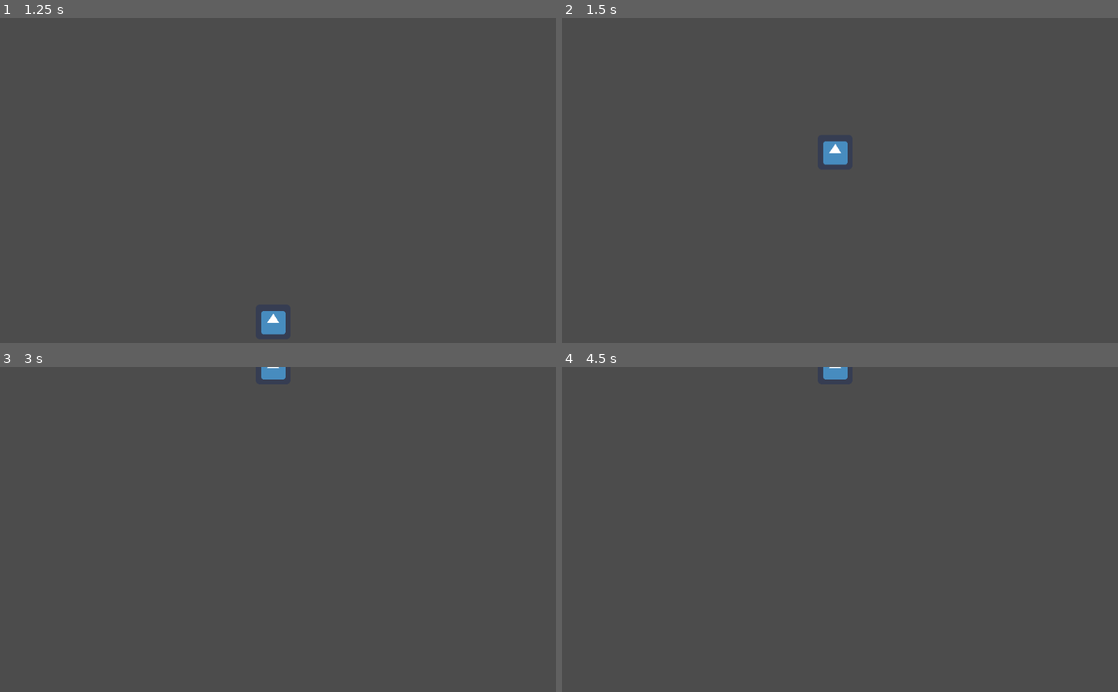
Above: before the commit, frames 1-4 (two rows, left to right).
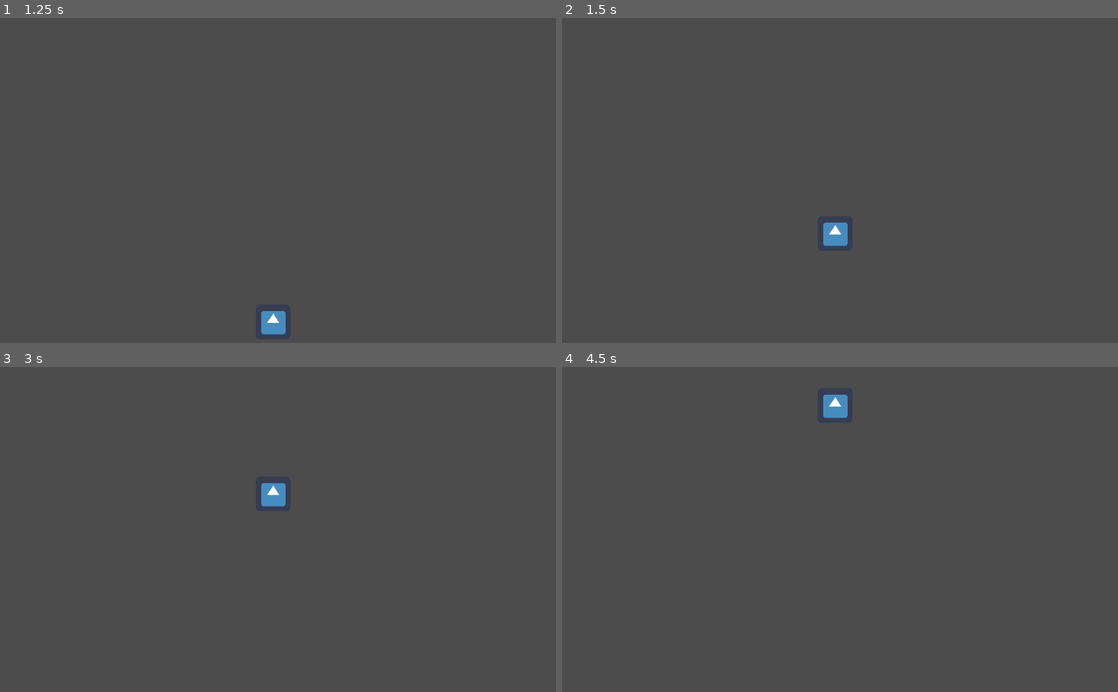
Above: after the commit, the same moments.

Repository: ApoorvaKa/Minimalism-Game
Game: Godot game, scene res://Player.tscn
The game is run twice, just before and just after one commit, with the same random seed, the same clock (stepped at 60 frames per second) and the same inputs. The project has no main scene, so this scene is started directly. The engine's default icon, where the game draws it, is replaced by a stand-in: a white triangle on a blue panel in a dark square.
Inputs (mouse positions are in pixels of both pictures, inside the frame that each line leads up to):
- Up to frame 1 (1.25 s): tap Enter at 0.5 s; move the mouse to (400, 164) at 0.52 s; press the mouse at (400, 164) at 0.53 s
- Up to frame 2 (1.5 s): tap Space at 1.25 s; move the mouse to (728, 196) at 1.27 s; release the mouse at (728, 196) at 1.28 s; click (728, 196) at 1.35 s
- Up to frame 3 (3 s): tap Enter at 2 s; move the mouse to (333, 458) at 2.02 s; press the mouse at (333, 458) at 2.03 s; tap Space at 2.75 s; move the mouse to (250, 594) at 2.77 s; release the mouse at (250, 594) at 2.78 s; click (250, 594) at 2.85 s
- Up to frame 4 (4.5 s): tap Enter at 3.5 s; move the mouse to (1006, 578) at 3.52 s; press the mouse at (1006, 578) at 3.53 s; tap Space at 4.25 s; move the mouse to (673, 480) at 4.27 s; release the mouse at (673, 480) at 4.28 s; click (673, 480) at 4.35 s

Frame 1 is identical in both runs. In frame 2, 0.6% of the frame differs, in the area x 47-52%, y 37-71%; in frame 3, 0.5%; in frame 4, 0.5%.

Commit message:
movement bug fix to reset power

Diff:
--- a/src/Player.gd
+++ b/src/Player.gd
@@ -13,6 +13,7 @@
 	var velocity = Vector2.ZERO
 	if Input.is_action_just_released("click"):
 		velocity.y -= power;
+		power = 0
 	if Input.is_action_pressed("click"):
 		power += 1
 
